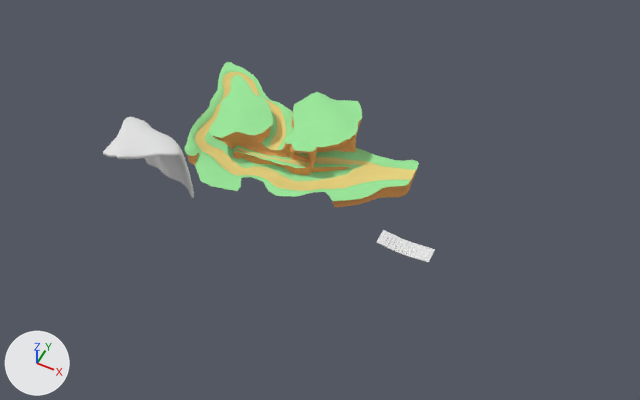
One commit to the Blender file Assets/Art/Environment/01 Green Hill Zone/GreenHillZoneTerrain.blend: the scene before it, then after it.
Camera for both pictures: a camera (50 mm lens) standing at (1894.0, -3545.0, 4308.0) and looking at (240.0, -236.0, 171.0). The lights are fixed; the arrows at lower left show +X, +Y and +Z. Objects named as collision shapes, trigger or cutter boxes, shadow casters or lower levels of detail are left out.

Names of what the first picture shows: 'BridgePlanks', 'SideIsland', 'Waterfall'.
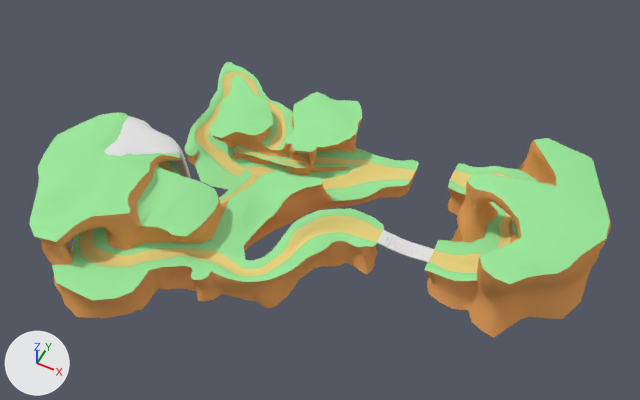
Boxes (x1, y1, x2, y2) around the edits, measured in the pictures (640 x 400 px):
'MainIsland', shown
    after: (29, 112, 384, 318)
'UTurnIsland', shown
    after: (424, 138, 611, 338)

Diff of the bpy script that builds the scene:
```diff
--- a/Assets/Art/Environment/01 Green Hill Zone/GreenHillZoneTerrain.blend.py
+++ b/Assets/Art/Environment/01 Green Hill Zone/GreenHillZoneTerrain.blend.py
@@ ob_uturnisland @@
 _m = ob_uturnisland.modifiers.new('EdgeSplit', 'EDGE_SPLIT')
 _m.use_edge_angle = False
-ob_uturnisland.hide_viewport = True
@@ ob_mainisland @@
 _m = ob_mainisland.modifiers.new('EdgeSplit', 'EDGE_SPLIT')
 _m.use_edge_angle = False
-ob_mainisland.hide_viewport = True
```
